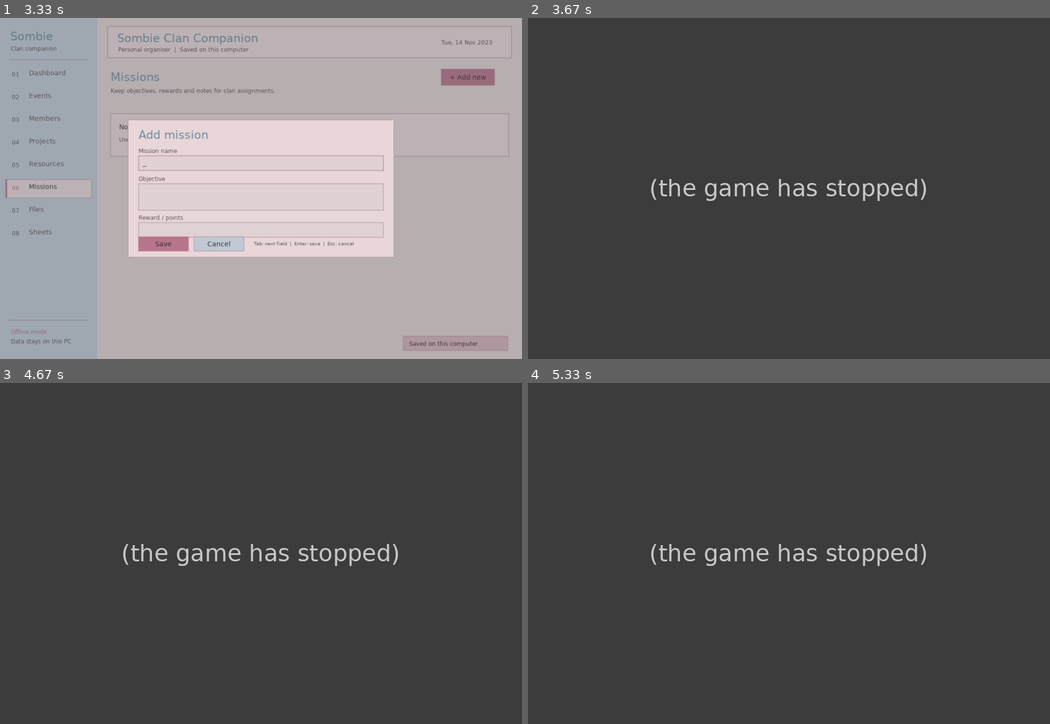
Above: before the commit, frames 1-4 (two rows, left to right).
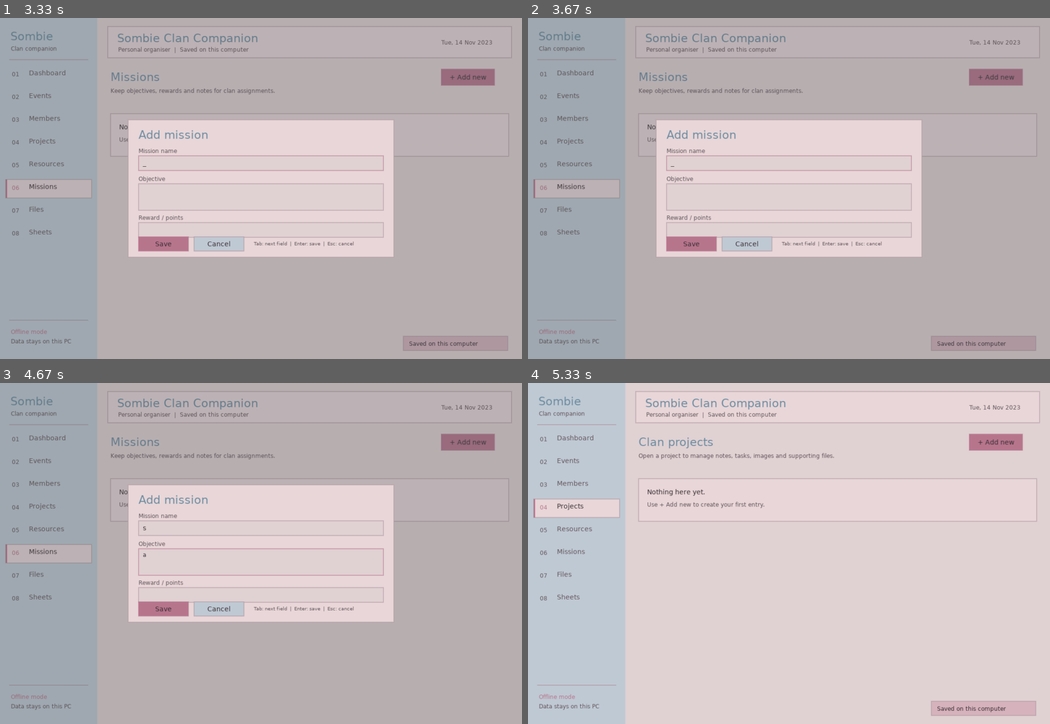
Above: after the commit, the same moments.

Repository: mynameiskarl-TVE/sombieclanhelper
Game: LÖVE game, started from SombieCompanion/main.lua
The game is run twice, just before and just after one commit, with the same random seed, the same clock (stepped at 60 frames per second) and the same inputs.
Inputs (mouse positions are in pixels of both pictures, inside the frame that each line leads up to):
- Up to frame 1 (3.33 s): click "Files" at 0.93 s; click "+ New sheet" at 1.27 s; click "+ New sheet" at 1.6 s; click "Add row" at 1.93 s; click (73, 178) at 2.82 s; click "+ Add new" at 3.15 s
- Up to frame 2 (3.67 s): hold Backspace from 3.43 s (still down)
- Up to frame 3 (4.67 s): release Backspace at 3.9 s; tap S at 3.98 s; click (261, 560) at 4.37 s; type "a" at 4.65 s
- Up to frame 4 (5.33 s): type "nn" at 4.75 s; tap Enter at 4.98 s; click (621, 509) at 5.25 s

Frame 1 is identical in both runs. In frame 2, 100% of the frame differs, in the area x 0-100%, y 0-100%; in frame 3, 100%; in frame 4, 99%.
Error before the commit: main.lua:499: attempt to index global 'utf8' (a nil value); the game stopped at 3.42 s (later frames are placeholders)

Commit message:
Fix backspace handling without unavailable utf8 library

Diff:
--- a/SombieCompanion/main.lua
+++ b/SombieCompanion/main.lua
@@ -50,6 +50,16 @@
     return #lines
 end
 local function short(s,n) s=tostring(s or ""); if #s>n then return s:sub(1,n-3).."..." end; return s end
+local function removeLastUtf8Char(value)
+    value=tostring(value or "")
+    local i=#value
+    while i>0 do
+        local byte=value:byte(i)
+        if byte<128 or byte>=192 then break end
+        i=i-1
+    end
+    return value:sub(1,math.max(0,i-1))
+end
 local function notify(s) notice=s; noticeTimer=2.6 end
 local function saveData()
     local ok, encoded=pcall(json.encode,data)
@@ -485,7 +495,7 @@
 function love.keypressed(key)
     if not modal and active=="Sheets" and sheetTyping then
         local sh=currentSheet()
-        if key=="backspace" then local v=sh.rows[sheetRow][sheetCol] or ""; sh.rows[sheetRow][sheetCol]=v:sub(1,-2); return
+        if key=="backspace" then local v=sh.rows[sheetRow][sheetCol] or ""; sh.rows[sheetRow][sheetCol]=removeLastUtf8Char(v); return
         elseif key=="return" or key=="kpenter" or key=="down" then sheetRow=math.min(#sh.rows,sheetRow+1); return
         elseif key=="up" then sheetRow=math.max(1,sheetRow-1); return
         elseif key=="left" then sheetCol=math.max(1,sheetCol-1); return
@@ -496,7 +506,7 @@
         local f=modal.fields[modal.focus]
         if key=="escape" then modal=nil
         elseif key=="tab" then modal.focus=modal.focus%#modal.fields+1
-        elseif key=="backspace" and f then local p=utf8.offset(f.value or "",-1); if p then f.value=f.value:sub(1,p-1) end
+        elseif key=="backspace" and f then f.value=removeLastUtf8Char(f.value)
         elseif key=="return" or key=="kpenter" then
             if f and f.multiline and love.keyboard.isDown("lshift","rshift") then f.value=(f.value or "").."\n" else addRecord() end
         end
